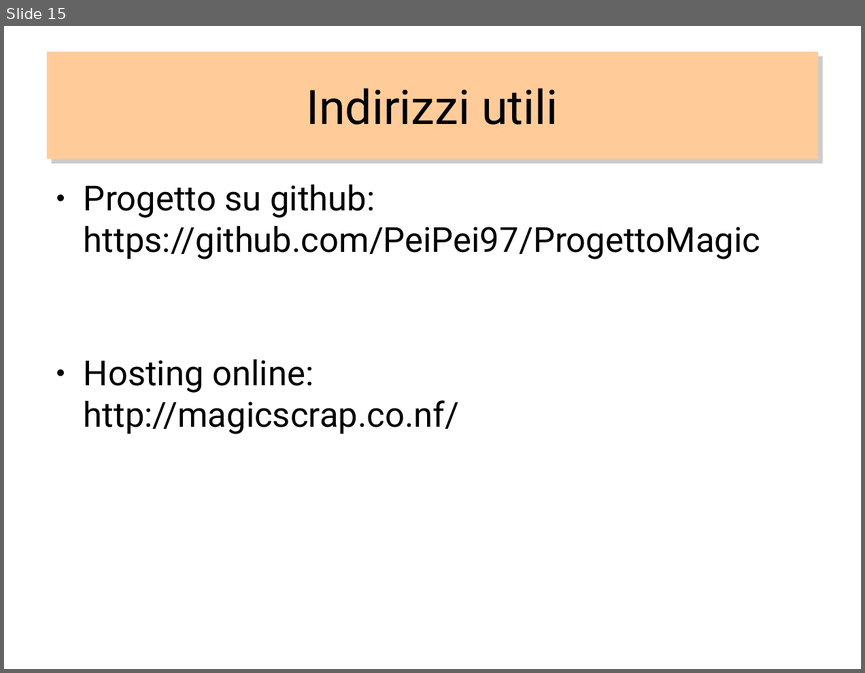
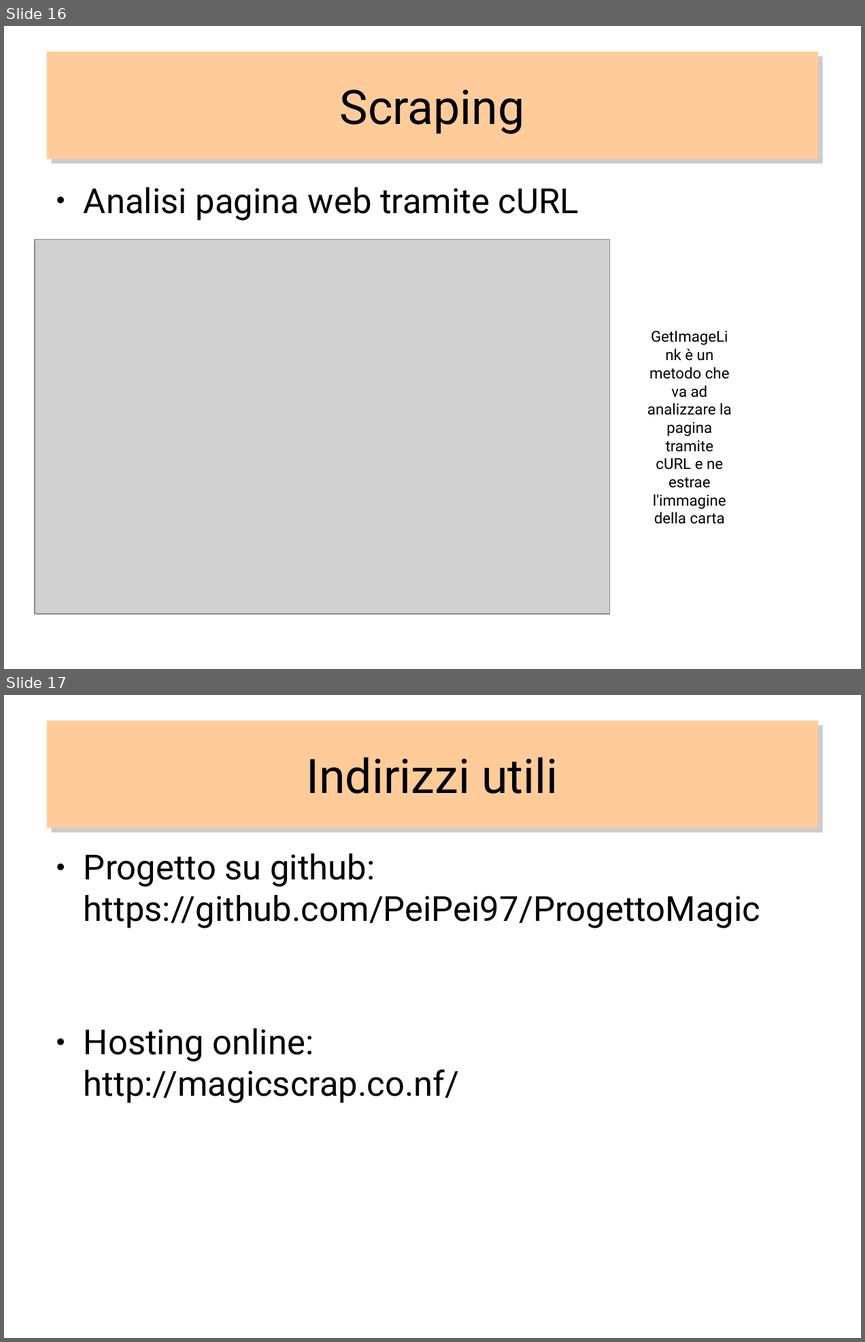
Before and after one commit to PeiPei97/ProgettoMagic, a slide deck: magicscrap.odp. Shown one above the other, each under a label of ours: slide 15 before the commit, slides 16 and 17 after it. The pictures are 865x673 and 865x1342 pixels, drawn with LibreOffice and Linux fonts; fonts in the diff are those of the drawing; grey boxes stand for pictures. Boxes give left, top, right and bottom in pixels: in the first picture for what was removed or moved away, otherwise in the second. Text is boxed around its words. In the diff, an @@ line names an element or a change of style, - is before the commit and + after.

```diff
--- a/magicscrap.odp
+++ b/magicscrap.odp
@@ slide 16 added at (4, 26, 861, 669), background #FFFFFF @@
@@ title added at (47, 52, 818, 159), fill #FFCC99, 44 pt, text #000000 @@
+Scraping
@@ text added at (84, 187, 579, 220), 32 pt, text #000000 @@
+● Analisi pagina web tramite cURL
@@ picture added at (35, 239, 610, 614) @@
@@ text added at (647, 348, 731, 524), 14 pt, text #000000 @@
+GetImageLink è un metodo che va ad analizzare la pagina tramite cURL e ne estrae l'immagine della carta
@@ what was slide 15 is now slide 17 @@
```
Also in this commit, not shown: 1 other slide added, 3 other files.
